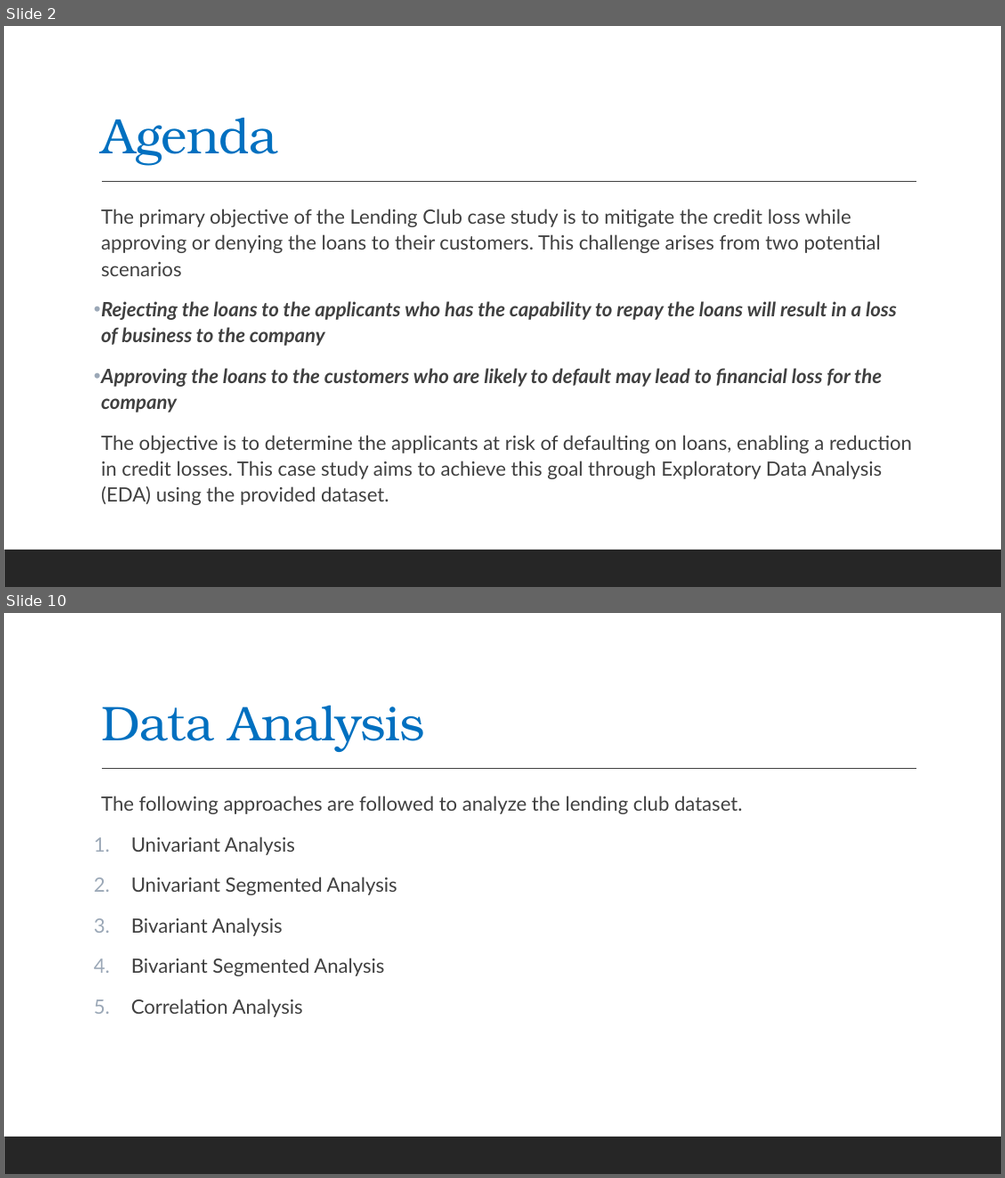
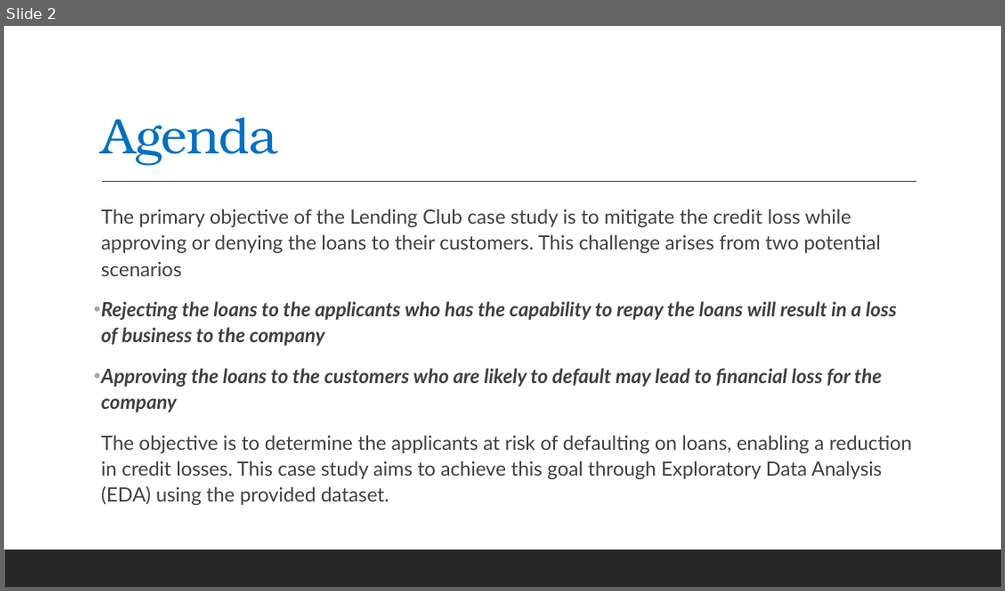
Before and after one commit to mrsivanandareddy/lending-club-case-study, a slide deck: Lending_Club_Case_Study.pptx. Shown one above the other, each under a label of ours: slides 2 and 10 before the commit, slide 2 after it; the slides between them are not shown. The pictures are 1005x1178 and 1005x591 pixels, drawn with LibreOffice and Linux fonts; fonts in the diff are those of the drawing. Boxes give left, top, right and bottom in pixels: in the first picture for what was removed or moved away, otherwise in the second. Text is boxed around its words. In the diff, an @@ line names an element or a change of style, - is before the commit and + after.

```diff
--- a/Lending_Club_Case_Study.pptx
+++ b/Lending_Club_Case_Study.pptx
@@ slide 10 removed at (x1=4, y1=613, x2=1001, y2=1174), background #FFFFFF; not listed: 2 template elements that a slide beside it also shows @@
@@ title removed at (x1=101, y1=705, x2=425, y2=752) @@
-Data Analysis
@@ text removed at (x1=101, y1=795, x2=742, y2=1017) @@
-  The following approaches are followed to analyze the lending club dataset.
-1. Univariant Analysis
-2. Univariant Segmented Analysis
-3. Bivariant Analysis
-4. Bivariant Segmented Analysis
-5. Correlation Analysis
```
Also in this commit, not shown: 10 slides changed, 1 slide added, 15 other slides removed, 1 other file.
